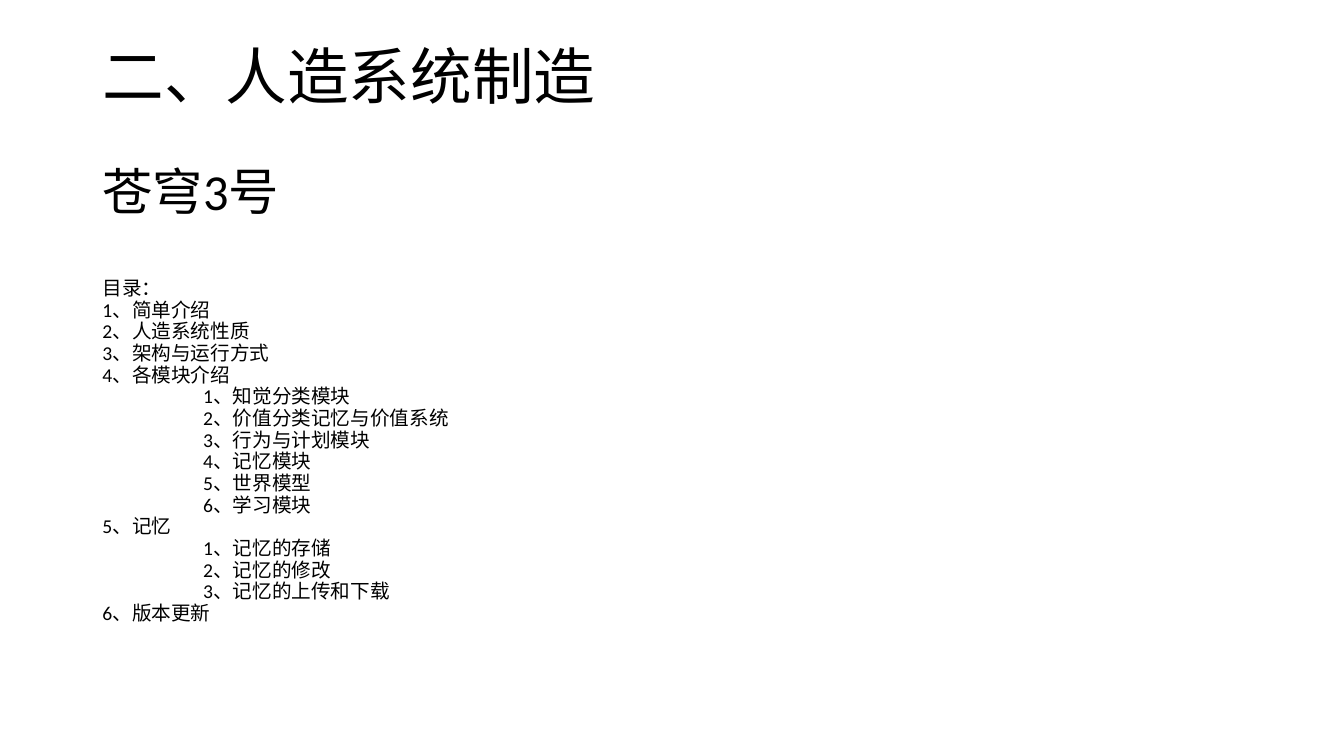
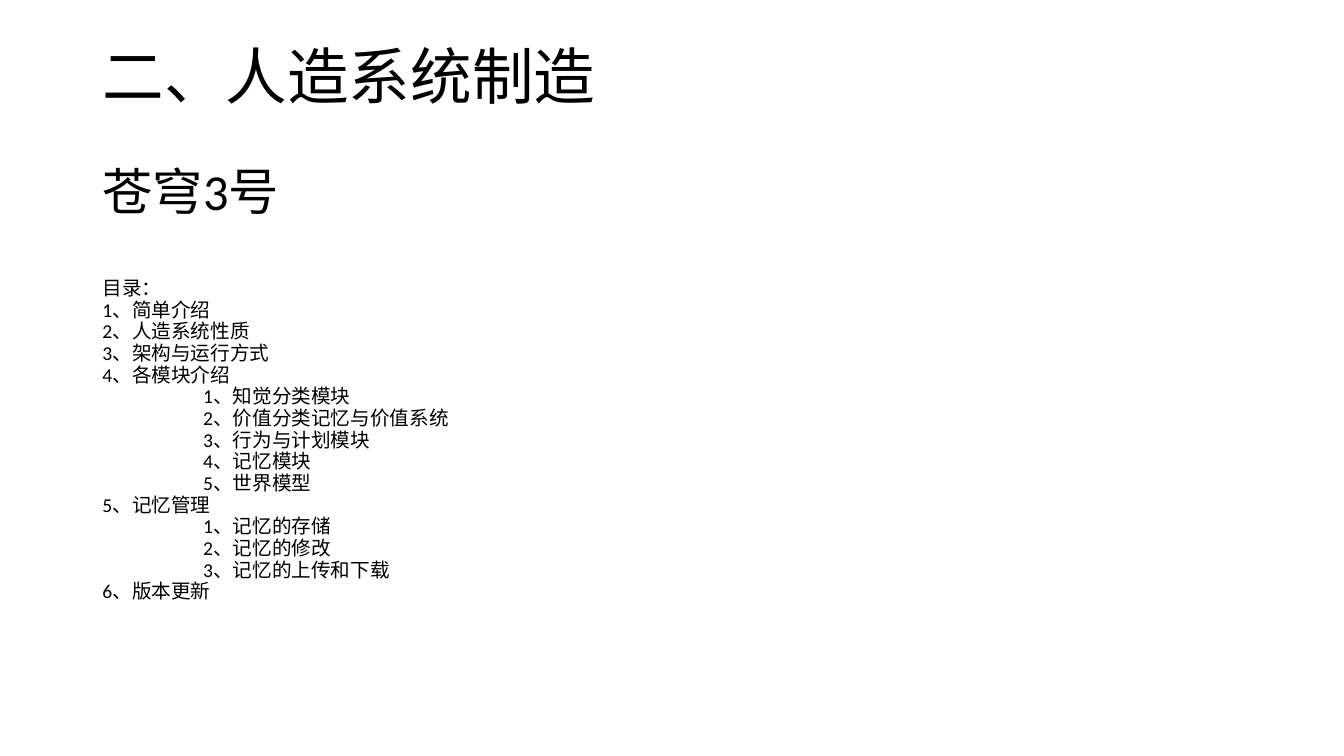
Before and after one commit to HLSSLH-hls/mind-upload-consciousness-upload-immensity-3, a slide deck: slide 4 of 苍穹3号程序20261118/苍穹3号.pptx. Drawn at 1344x756 pixels with LibreOffice and Linux fonts; fonts in the diff are those of the drawing. Boxes give left, top, right and bottom in pixels: in the first picture for what was removed or moved away, otherwise in the second. Text is boxed around its words. In the diff, an @@ line names an element or a change of style, - is before the commit and + after.

```diff
--- a/苍穹3号程序20261118/苍穹3号.pptx
+++ b/苍穹3号程序20261118/苍穹3号.pptx
@@ text at [102,495,210,514]: text changed @@
-6、学习模块
-5、记忆
+5、记忆管理
```
Also in this commit, not shown: 1 slide added, 3 other files.
